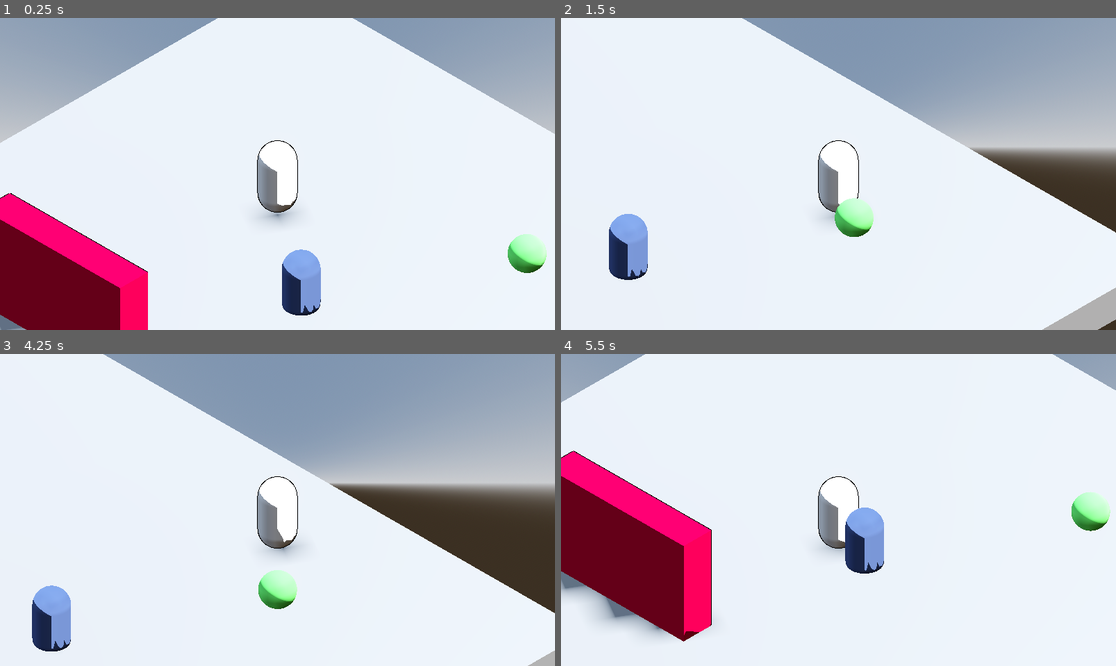
Above: before the commit, frames 1-4 (two rows, left to right).
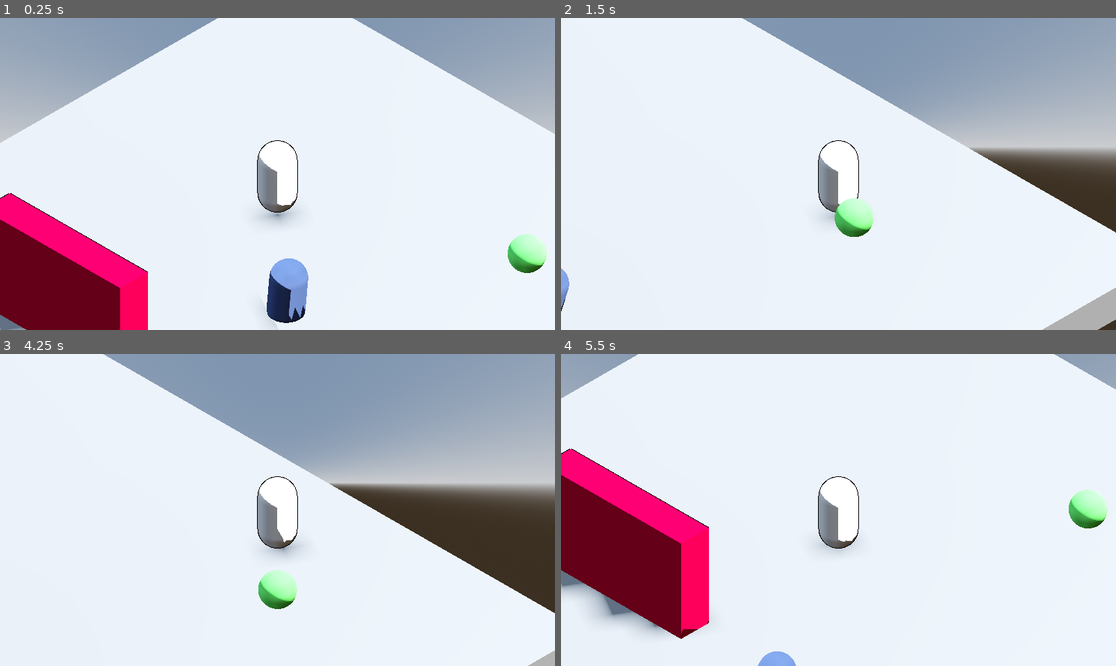
Above: after the commit, the same moments.

Repository: yashGhela/textmeback
Game: Godot game, scene res://levels/devlab.tscn
Two runs of this game, one before a commit and one after it. Both use one fixed random seed, a clock stepped at 60 frames per second and the inputs below. The project has no main scene, so this scene is started directly.
Inputs:
- Up to frame 1 (0.25 s): no input
- Up to frame 2 (1.5 s): tap Enter (ui_accept) at 0.5, 0.77 s; hold D (right) 0.53-1.28 s; hold E (interact) 0.53-1.28 s; hold S (back) from 1.28 s (still down); tap E (interact) at 1.35 s
- Up to frame 3 (4.25 s): tap Enter (ui_accept) at 1.52, 3.02, 3.77 s; release S (back) at 2.03 s; hold D (right) 2.03-2.78 s; hold E (interact) 2.03-2.78 s; hold W (forward) 2.78-3.53 s; tap E (interact) at 2.85 s; hold A (left) from 3.53 s (still down); hold E (interact) from 3.53 s (still down)
- Up to frame 4 (5.5 s): release E (interact) at 4.28 s; tap E (interact) at 4.35 s; tap Enter (ui_accept) at 4.52 s; release A (left) at 5.03 s; hold S (back) from 5.03 s (still down); hold E (interact) from 5.03 s (still down)

The runs differ from the first frame. In frame 1, 1.5% of the frame differs, in the area x 47-58%, y 74-99%; in frame 2, 1.5%; in frame 3, 1.3%; in frame 4, 2.8%, in the area x 0-100%, y 0-100%.

Commit message:
i mean shi, its wonky, but it works

Diff:
--- a/game-elements/boss.tscn
+++ b/game-elements/boss.tscn
@@ -6,6 +6,7 @@
 [ext_resource type="Texture2D" uid="uid://dmfydmdgl0paw" path="res://game-elements/shaders/fresnelgradient.tres" id="3_6khgh"]
 [ext_resource type="Script" uid="uid://xk4k8rqkhsgc" path="res://scripts/statemachine.gd" id="5_6khgh"]
 [ext_resource type="Script" uid="uid://dd0t76g04wuo" path="res://scripts/state.gd" id="6_0fyb0"]
+[ext_resource type="Script" uid="uid://cll00xw6apn3x" path="res://scripts/follow_path.gd" id="7_gwceh"]
 
 [sub_resource type="CapsuleMesh" id="CapsuleMesh_oba0a"]
 
@@ -29,15 +30,17 @@
 [node name="CollisionShape3D" type="CollisionShape3D" parent="." unique_id=1902414916]
 shape = SubResource("ConvexPolygonShape3D_oba0a")
 
-[node name="StateMachine" type="Node" parent="." unique_id=1883649453]
+[node name="StateMachine" type="Node" parent="." unique_id=1883649453 node_paths=PackedStringArray("initial_state")]
 script = ExtResource("5_6khgh")
+initial_state = NodePath("FollowPath")
 
 [node name="Idle" type="Node" parent="StateMachine" unique_id=1245670707]
 script = ExtResource("6_0fyb0")
 metadata/_custom_type_script = "uid://dd0t76g04wuo"
 
-[node name="FollowPath" type="Node" parent="StateMachine" unique_id=709931413]
-script = ExtResource("6_0fyb0")
+[node name="FollowPath" type="Node" parent="StateMachine" unique_id=709931413 node_paths=PackedStringArray("boss")]
+script = ExtResource("7_gwceh")
+boss = NodePath("../..")
 metadata/_custom_type_script = "uid://dd0t76g04wuo"
 
 [node name="Pursue" type="Node" parent="StateMachine" unique_id=1256693281]
--- a/levels/devlab.tscn
+++ b/levels/devlab.tscn
@@ -68,6 +68,7 @@
 curve = SubResource("Curve3D_w7w6m")
 
 [node name="PathFollow3D" type="PathFollow3D" parent="Path3D" unique_id=447972883]
-transform = Transform3D(-0.9999994, 0, -8.742273e-08, 0, 1, 0, 8.742273e-08, 0, -0.9999994, 0, 0, 0)
+transform = Transform3D(-0.9999982, 0, -8.7422634e-08, 0, 0.99999917, 0, 8.742262e-08, 0, -0.9999984, 0, 0, 0)
 
-[node name="Boss" parent="Path3D/PathFollow3D" unique_id=150727419 instance=ExtResource("5_eqxup")]
+[node name="Boss" parent="Path3D/PathFollow3D" unique_id=150727419 node_paths=PackedStringArray("pathFollow") instance=ExtResource("5_eqxup")]
+pathFollow = NodePath("..")
--- a/scripts/boss.gd
+++ b/scripts/boss.gd
@@ -1,4 +1,6 @@
 extends CharacterBody3D
+
+@export var pathFollow:PathFollow3D
 
 
 func _process(delta: float) -> void:
--- /dev/null
+++ b/scripts/follow_path.gd
@@ -0,0 +1,6 @@
+extends State
+
+@export var boss:CharacterBody3D
+
+func physics_update(delta:float):
+	boss.pathFollow.progress+=2.0*delta
Not shown, added: scripts/follow_path.gd.uid
